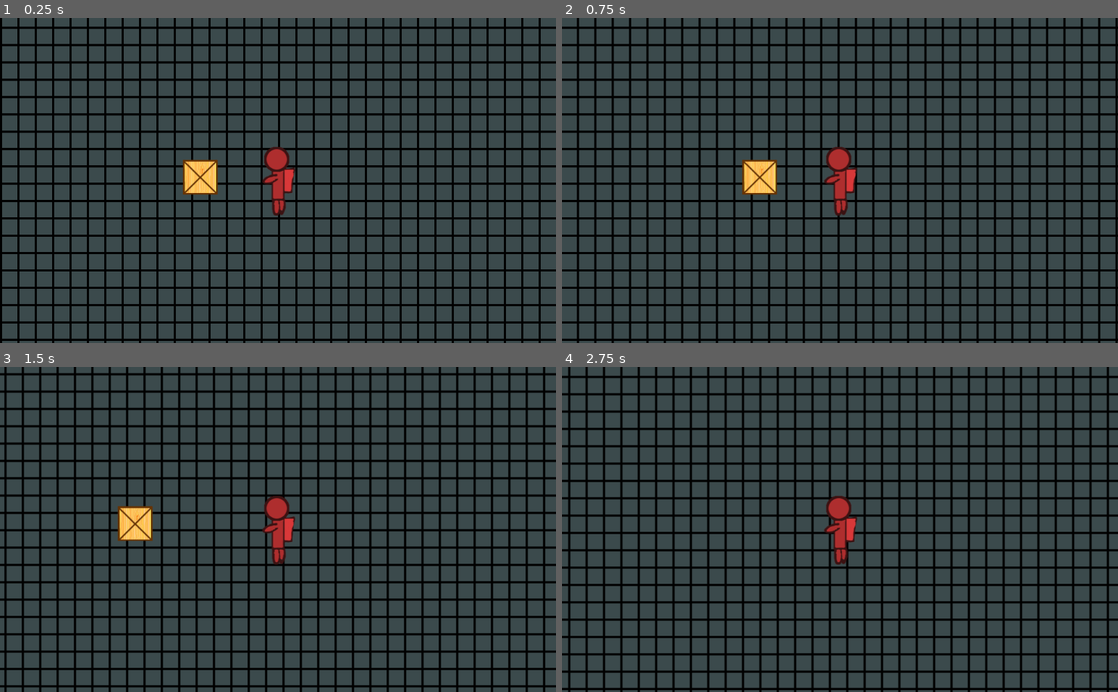
Above: before the commit, frames 1-4 (two rows, left to right).
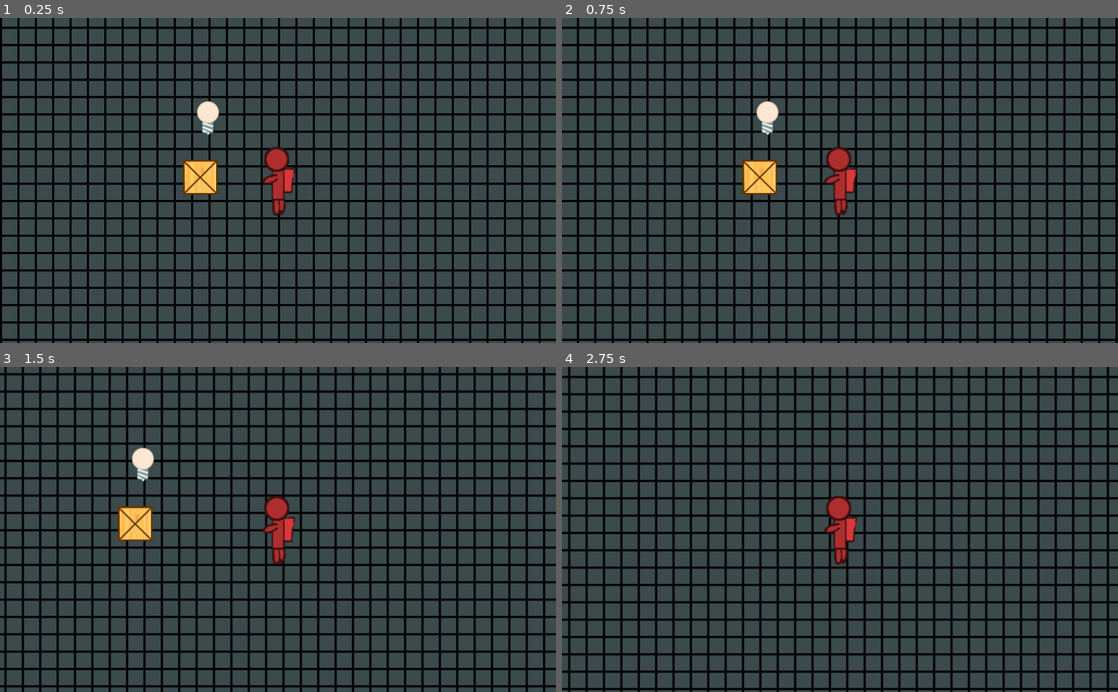
Above: after the commit, the same moments.

Repository: thecyberwraith/cb-gamejam-2021
Game: Godot game, scene res://Levels/Level1/Level1.tscn
The game is run twice, just before and just after one commit, with the same random seed, the same clock (stepped at 60 frames per second) and the same inputs.
Inputs:
- Up to frame 1 (0.25 s): no input
- Up to frame 2 (0.75 s): tap Enter at 0.5 s; hold Right (ui_right) from 0.53 s (still down)
- Up to frame 3 (1.5 s): tap Space (ui_select) at 0.77 s; release Right (ui_right) at 1.28 s; hold Down (ui_down) from 1.28 s (still down)
- Up to frame 4 (2.75 s): tap Space (ui_select) at 1.52 s; release Down (ui_down) at 2.03 s; hold Right (ui_right) from 2.03 s (still down)

The runs differ from the first frame. In frame 1, 0.3% of the frame differs, in the area x 35-40%, y 25-36%; in frame 2, 0.3%, in the area x 34-39%, y 25-36%; in frame 3, 0.3%; in frame 4, nothing differs.

Commit message:
Added a bulb item.

Diff:
--- /dev/null
+++ b/Items/Bulb/Bulb.tscn
@@ -0,0 +1,32 @@
+[gd_scene load_steps=6 format=2]
+
+[ext_resource path="res://Items/Item.gd" type="Script" id=1]
+[ext_resource path="res://Items/ItemInteractableArea.gd" type="Script" id=2]
+[ext_resource path="res://Items/Bulb/bulb.png" type="Texture" id=3]
+
+[sub_resource type="CapsuleShape2D" id=1]
+radius = 18.33
+height = 32.206
+
+[sub_resource type="CapsuleShape2D" id=2]
+radius = 38.33
+height = 34.206
+
+[node name="Bulb" type="RigidBody2D"]
+script = ExtResource( 1 )
+
+[node name="Sprite" type="Sprite" parent="."]
+position = Vector2( -1, -21 )
+texture = ExtResource( 3 )
+
+[node name="CollisionShape2D" type="CollisionShape2D" parent="."]
+position = Vector2( 0, -18 )
+shape = SubResource( 1 )
+
+[node name="ItemInteractableArea" type="Area2D" parent="."]
+script = ExtResource( 2 )
+interact_text = "Grab Bulb"
+
+[node name="CollisionShape2D" type="CollisionShape2D" parent="ItemInteractableArea"]
+position = Vector2( 0, -16 )
+shape = SubResource( 2 )
--- a/Levels/Level1/Level1.tscn
+++ b/Levels/Level1/Level1.tscn
@@ -6,6 +6,7 @@
 [ext_resource path="res://Levels/AstronautHandler.tscn" type="PackedScene" id=4]
 [ext_resource path="res://Menus/PauseMenu.tscn" type="PackedScene" id=5]
 [ext_resource path="res://Items/Item.tscn" type="PackedScene" id=6]
+[ext_resource path="res://Items/Bulb/Bulb.tscn" type="PackedScene" id=7]
 
 [node name="Level1" type="Node2D"]
 script = ExtResource( 2 )
@@ -28,3 +29,6 @@
 
 [node name="Item" parent="." instance=ExtResource( 6 )]
 position = Vector2( -143.149, -5.9599 )
+
+[node name="Bulb" parent="." instance=ExtResource( 7 )]
+position = Vector2( -129, -95 )
Binary file added: Items/Bulb/bulb.png
Not shown: 1 places in Levels/Level1/Level1.tscn that only renumber resources
Not shown, added: Items/Bulb/bulb.xcf
